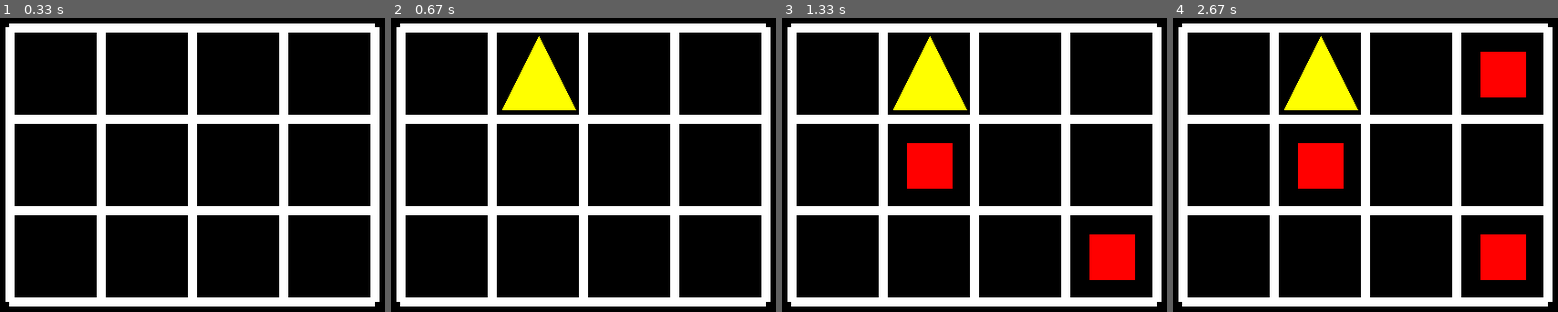
Above: before the commit, frames 1-4 (left to right).
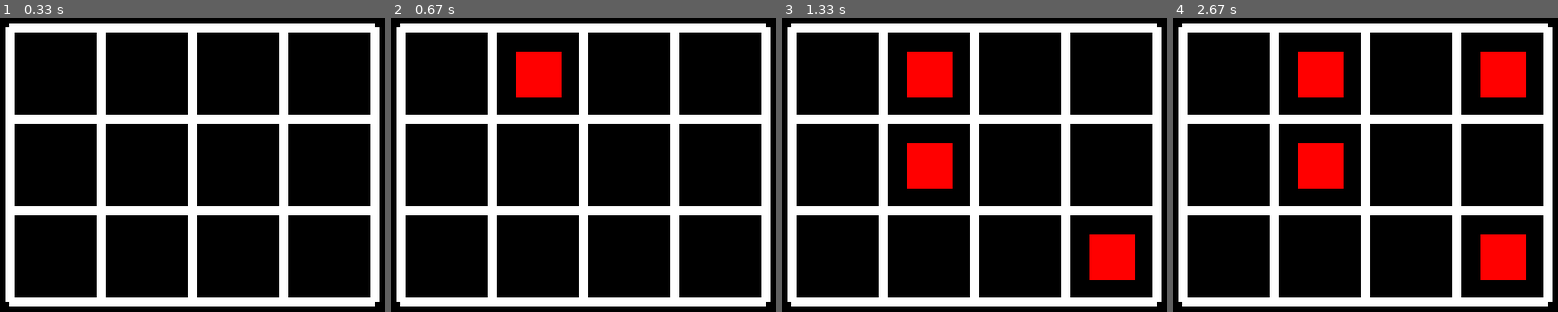
Above: after the commit, the same moments.

Repository: FranciscoMotaa/Trabalho-de-Lab-Semaforos
Game: pygame game, started from Desenhos.py
The game is run twice, just before and just after one commit, with the same random seed, the same clock (stepped at 60 frames per second) and the same inputs.
Inputs (mouse positions are in pixels of both pictures, inside the frame that each line leads up to):
- Up to frame 1 (0.33 s): no input
- Up to frame 2 (0.67 s): click (541, 76) at 0.38 s
- Up to frame 3 (1.33 s): click (1078, 264) at 0.83 s; move the mouse to (893, 170) at 1.13 s
- Up to frame 4 (2.67 s): click (1284, 170) at 1.37 s; move the mouse to (1311, 76) at 1.73 s; click (1311, 76) at 2 s; click (1477, 91) at 2.65 s

Frame 1 is identical in both runs. In frame 2, 2.8% of the frame differs, in the area x 28-49%, y 6-32%; in frame 3, 2.8%; in frame 4, 2.8%.

Commit message:
Update Desenhos.py

Diff:
--- a/Desenhos.py
+++ b/Desenhos.py
@@ -29,29 +29,21 @@
         pygame.draw.rect(tela, (255,0,0), rect)
         pygame.display.update()
 
-def teste(tela):
-    if event.type==pygame.MOUSEBUTTONDOWN and event.button == 1:
-        pygame.draw.circle(tela,(0,0,0),(162.5,62.5),40)
-        pygame.display.update()
-        draw_triangle(tela,(255,255,0),(162.5,60))
-        pygame.display.update()
-
 def area2(tela):
     x, y = pygame.mouse.get_pos()
     if x>120 and y>20 and x<210 and y<110:
         if event.type==pygame.MOUSEBUTTONDOWN and event.button == 1:
             pygame.draw.circle(tela,(0, 255, 0), (162.5, 62.5), 40)
             pygame.display.update()
-            teste(tela)
-        # if event.type==pygame.MOUSEBUTTONDOWN and event.button == 1:
-        #     pygame.draw.circle(tela,(0,0,0),(162.5,62.5),40)
-        #     pygame.display.update()
-        #     draw_triangle(tela,(255,255,0),(162.5,60))
-        #     pygame.display.update()
-        # if event.type==pygame.MOUSEBUTTONDOWN and event.button == 1:
-        #     draw_triangle(tela,(0,0,0),(162.5,60))
-        #     rect = pygame.Rect(137.5, 37.5, 50, 50)
-        #     pygame.draw.rect(tela, (255,0,0), rect)
+        if event.type==pygame.MOUSEBUTTONDOWN and event.button == 1:
+            pygame.draw.circle(tela,(0,0,0),(162.5,62.5),40)
+            pygame.display.update()
+            draw_triangle(tela,(255,255,0),(162.5,60))
+            pygame.display.update()
+        if event.type==pygame.MOUSEBUTTONDOWN and event.button == 1:
+            draw_triangle(tela,(0,0,0),(162.5,60))
+            rect = pygame.Rect(137.5, 37.5, 50, 50)
+            pygame.draw.rect(tela, (255,0,0), rect)
 
 def area3(tela):
     x, y = pygame.mouse.get_pos()
